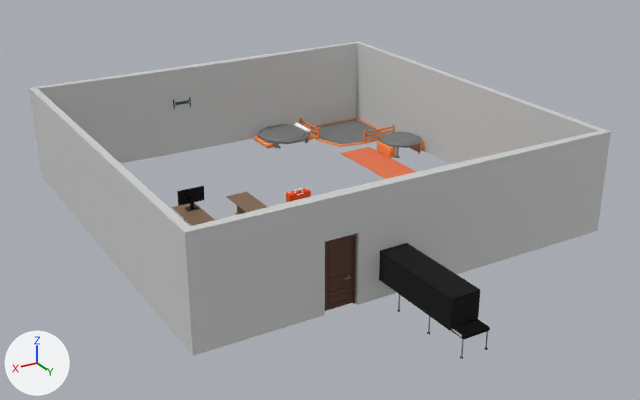
An edit to the Blender file PatPatGame/Assets/Meshes/Shelter/ShelterModels.blend, drawn before and after from the same camera.
One viewpoint serves both versions: a 50 mm lens placed at (20.3, 35.8, 17.7), pointed at (0.5, 2.9, 1.2). Every picture has the same lights, and +X, +Y and +Z are marked at lower left. The older version comes first.

In view in the first picture: 'Conveyor', 'ConveyorBox', 'Door', 'Rug', 'SpotLarge', 'SpotMedium', 'SpotSmall', 'StandingDesk1', 'TV', 'Walls' and 4 more.
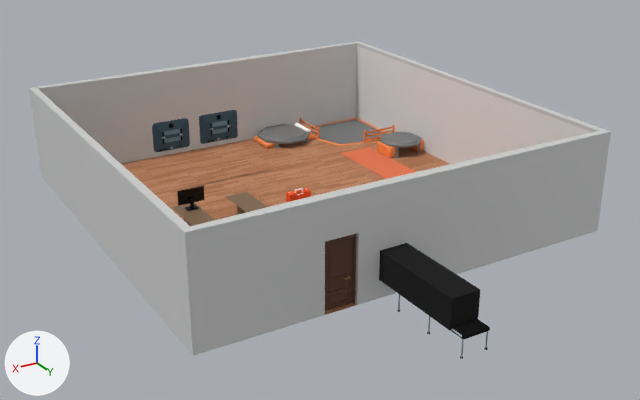
Edits to the scene script, one JSON object a line:
```json
{"op": "add", "block": "mat_floor", "code": ["mat_floor = bpy.data.materials.new('Floor')", "# nodes: BsdfPrincipled, OutputMaterial, TexBrick, ValToRGB", "# colours: brown #a06235, brown #d09674"]}
{"op": "add", "block": "me_plane_003", "code": ["me_plane_003 = bpy.data.meshes.new('Plane.003')", "me_plane_003.from_pydata(...)  # 16 vertices, 9 faces; spans x -9.9..9.9, y -9.9..9.9, z 0.0..4.7"]}
{"op": "add", "block": "me_group83437352_003", "code": ["me_group83437352_003 = bpy.data.meshes.new('group83437352.003')", "me_group83437352_003.from_pydata(...)  # 192 vertices, 156 faces; spans x -1.66..1.65, y -0.4..0.01, z -1.23..1.16", "# faces by material slot: [24, 39, 86, 1, 6]", "me_group83437352_003.materials.append(mat_mat15_002)  # light grey #d0dadd", "me_group83437352_003.materials.append(mat_mat23_001)  # black #191919", "me_group83437352_003.materials.append(mat_mat17_001)  # dark blue #455965", "me_group83437352_003.materials.append(mat_mat16_002)  # greyish blue #79909e", "me_group83437352_003.materials.append(mat_mat22_001)  # grey #a0a0a0"]}
{"op": "add", "block": "me_plane_001", "code": ["me_plane_001 = bpy.data.meshes.new('Plane.001')", "me_plane_001.from_pydata([(-10.2, -10.2, 0.0), (10.2, -10.2, 0.0), (-10.2, 10.2, 0.0), (10.2, 10.2, 0.0)], [], [(0, 1, 3, 2)])", "me_plane_001.materials.append(mat_floor)"]}
{"op": "set", "path": "ob_tv.location", "old": "(2.06, -9.68, 2.94)", "new": "(4.71, -4.6, 2.94)"}
{"op": "add", "block": "ob_wallscollider", "code": ["ob_wallscollider = bpy.data.objects.new('WallsCollider', me_plane_003)", "ob_wallscollider.location = (0.02, -0.03, -0.02)", "ob_wallscollider.scale = (0.998, 0.998, 0.998)"]}
{"op": "add", "block": "ob_tvshop", "code": ["ob_tvshop = bpy.data.objects.new('TVShop', me_group83437352_003)", "ob_tvshop.location = (2.06, -4.6, 2.94)", "ob_tvshop.scale = (0.644, 0.644, 0.644)"]}
{"op": "add", "block": "ob_floor", "code": ["ob_floor = bpy.data.objects.new('Floor', me_plane_001)", "ob_floor.location = (0.0, 0.0, 0.0)"]}
```

Where the change shows, as pixel boxes (x1, y1, x2, y2) in the pictures (640 x 400 px):
```json
{"object": "WallsCollider", "change": "added", "after": [356, 46, 592, 164]}
{"object": "Floor", "change": "added", "after": [121, 138, 450, 315], "on screen": "brown"}
{"object": "TV", "change": "moved", "before": [173, 97, 191, 110], "after": [152, 118, 190, 152]}
{"object": "TVShop", "change": "added", "after": [199, 110, 238, 144], "faces in mat_mat17_001 (dark blue #455965)": [199, 110, 238, 144], "faces in mat_mat16_002 (greyish blue #79909e)": [212, 121, 228, 134]}
```
